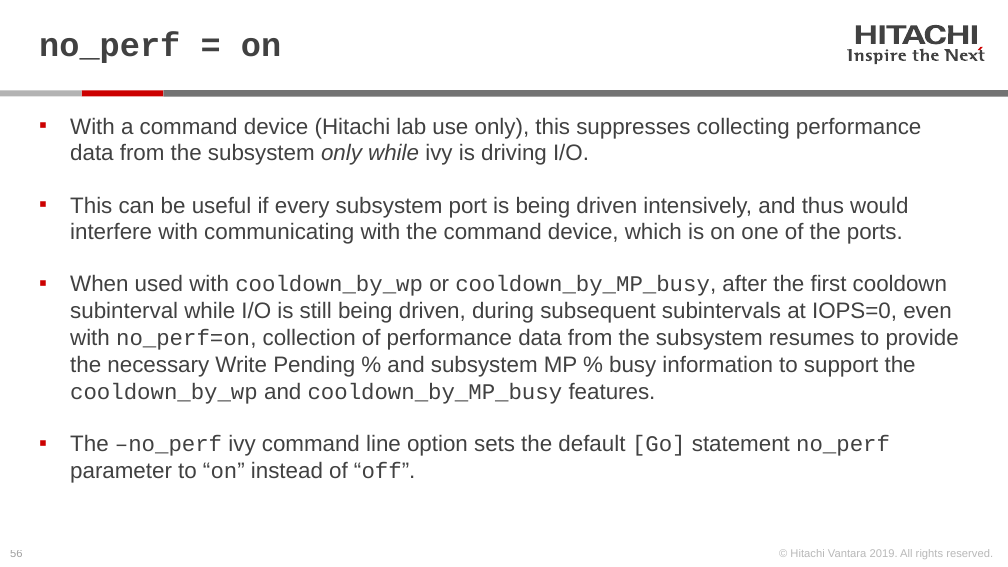
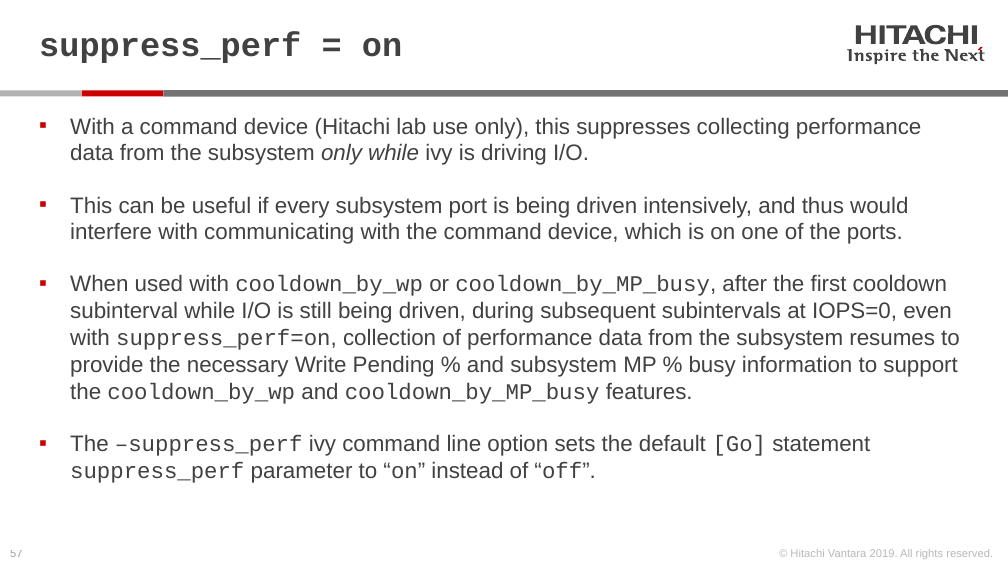
Before and after one commit to Hitachi-Data-Systems/ivy, a slide deck: slide 57 of doc/Programming the ivy engine.pptx (slide 56 before the commit). Drawn at 1008x567 pixels with LibreOffice and Linux fonts; fonts in the diff are those of the drawing. Boxes give left, top, right and bottom in pixels: in the first picture for what was removed or moved away, otherwise in the second. Text is boxed around its words. In the diff, an @@ line names an element or a change of style, - is before the commit and + after.

Commit message:
change default blocksize to 8 KiB, add updated Programming The Ivy Engine

```diff
--- a/doc/Programming the ivy engine.pptx
+++ b/doc/Programming the ivy engine.pptx
@@ title at [39, 32, 402, 63]: text changed @@
-no_perf = on
+suppress_perf = on
@@ text at [70, 274, 960, 483]: text changed @@
-▪ When used with cooldown_by_wp or cooldown_by_MP_busy, after the first cooldown subinterval while I/O is still being driven, during subsequent subintervals at IOPS=0, even with no_perf=on, collection of performance data from the subsystem resumes to provide the necessary Write Pending % and subsystem MP % busy information to support the cooldown_by_wp and cooldown_by_MP_busy features.
-▪ The –no_perf ivy command line option sets the default [Go] statement no_perf parameter to “on” instead of “off”.
+▪ When used with cooldown_by_wp or cooldown_by_MP_busy, after the first cooldown subinterval while I/O is still being driven, during subsequent subintervals at IOPS=0, even with suppress_perf=on, collection of performance data from the subsystem resumes to provide the necessary Write Pending % and subsystem MP % busy information to support the cooldown_by_wp and cooldown_by_MP_busy features.
+▪ The –suppress_perf ivy command line option sets the default [Go] statement suppress_perf parameter to “on” instead of “off”.
@@ page number at [10, 550, 22, 557]: text changed @@
-56
+57
```
Also in this commit, not shown: 14 other slides changed, 2 slides added, 5 slides removed, 2 other files.
